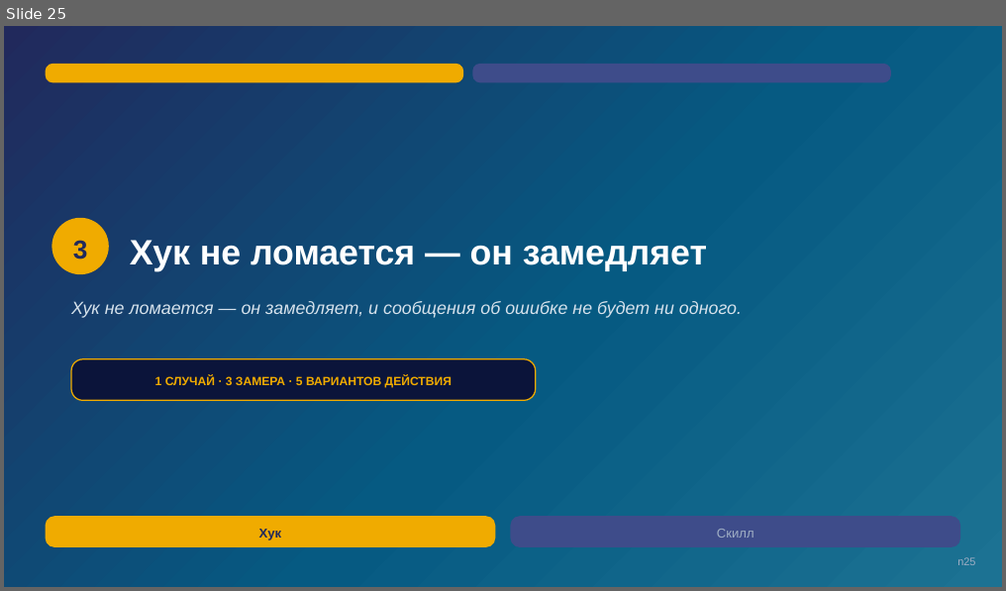
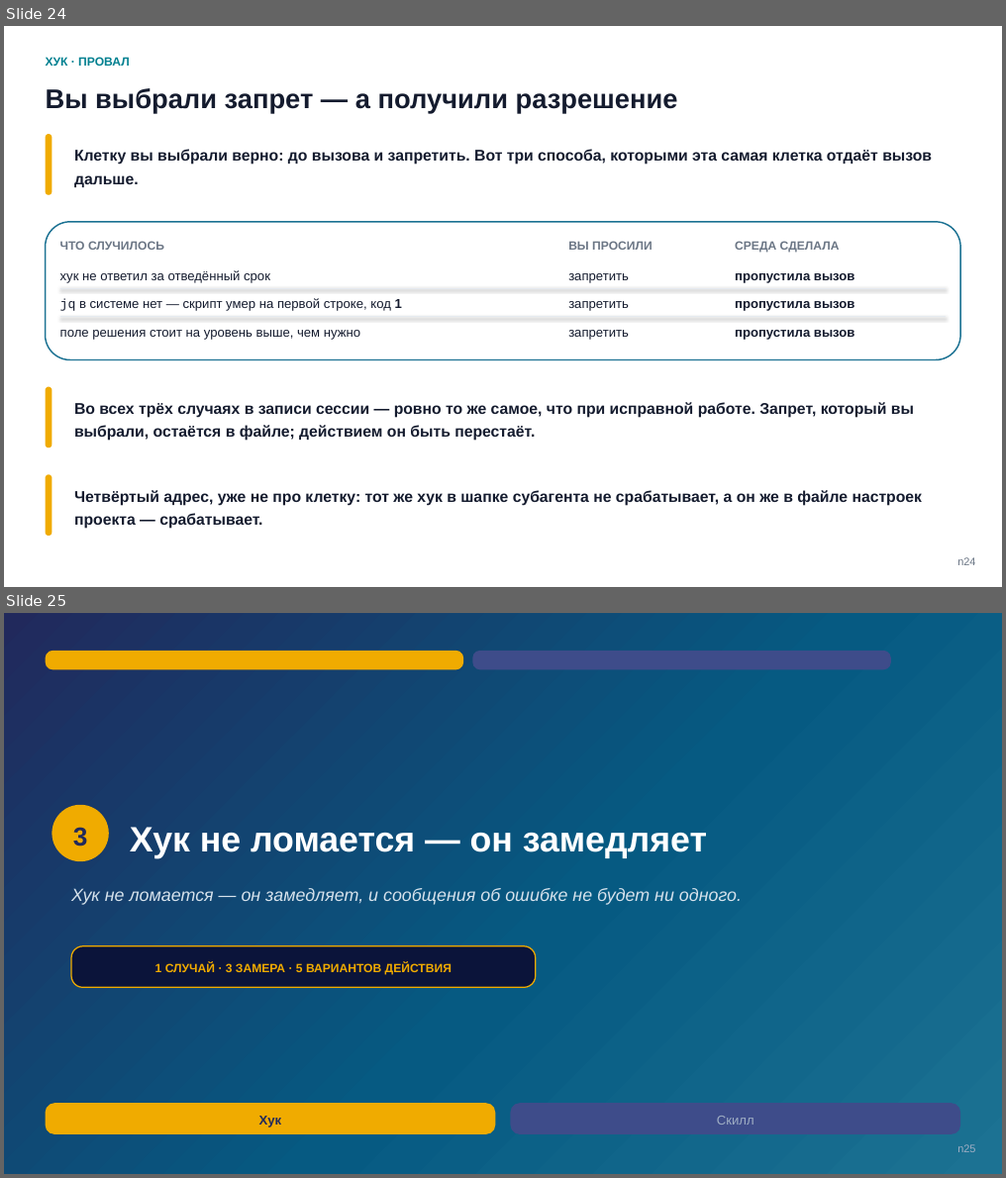
Before and after one commit to tellina-study/AI-usage-lessons, a slide deck: library/seminars/sem-05/rendered/sem-05-n.pptx. Shown one above the other, each under a label of ours: slide 25 before the commit, slides 24 and 25 after it. The pictures are 1006x591 and 1006x1178 pixels, drawn with LibreOffice and Linux fonts; fonts in the diff are those of the drawing. Boxes give left, top, right and bottom in pixels: in the first picture for what was removed or moved away, otherwise in the second. Text is boxed around its words. In the diff, an @@ line names an element or a change of style, - is before the commit and + after.

Commit message:
Хуки после прожарки: провал кейса 2 перенацелен на выбранную клетку, три Такта Б под норму, слово «кромка» снято, время перераспределено #211

```diff
--- a/library/seminars/sem-05/rendered/sem-05-n.pptx
+++ b/library/seminars/sem-05/rendered/sem-05-n.pptx
@@ slide 24 added at <box>4,26,1002,587</box>, background #FFFFFF @@
@@ text added at <box>46,57,129,66</box>, 11.5 pt, text #028090, bold @@
+ХУК · ПРОВАЛ
@@ text added at <box>46,88,678,113</box>, 26 pt, text #141B2E, bold @@
+Вы выбрали запрет — а получили разрешение
@@ rounded rectangle added at <box>46,134,52,195</box>, fill #F0AB00 @@
@@ text added at <box>74,149,932,187</box>, 15 pt, text #141B2E, bold @@
+Клетку вы выбрали верно: до вызова и запретить. Вот три способа, которыми эта самая клетка отдаёт вызов дальше.
@@ rounded rectangle added at <box>46,222,960,361</box>, fill #FFFFFF, outline #1C7293 1.4 pt @@
@@ text added at <box>60,241,164,250</box>, 11.5 pt, text #6B7685, bold @@
+ЧТО СЛУЧИЛОСЬ
@@ text added at <box>568,241,652,250</box>, 11.5 pt, text #6B7685, bold @@
+ВЫ ПРОСИЛИ
@@ text added at <box>735,241,840,253</box>, 11.5 pt, text #6B7685, bold @@
+СРЕДА СДЕЛАЛА
@@ text added at <box>60,271,270,283</box>, 12.5 pt, text #141B2E @@
+хук не ответил за отведённый срок
@@ line added from (60, 288) to (945, 288), #E5EAF0 0.75 pt @@
@@ text added at <box>568,274,629,283</box>, 12.5 pt, text #141B2E @@
+запретить
@@ text added at <box>735,274,855,283</box>, 12.5 pt, text #141B2E, bold @@
+пропустила вызов
@@ text added at <box>60,298,402,311</box>, 12.5 pt, text #141B2E @@
+jq в системе нет — скрипт умер на первой строке, код 1
@@ line added from (60, 316) to (945, 316), #E5EAF0 0.75 pt @@
@@ text added at <box>568,301,629,311</box>, 12.5 pt, text #141B2E @@
+запретить
@@ text added at <box>735,301,855,311</box>, 12.5 pt, text #141B2E, bold @@
+пропустила вызов
@@ text added at <box>60,330,360,340</box>, 12.5 pt, text #141B2E @@
+поле решения стоит на уровень выше, чем нужно
@@ text added at <box>568,330,629,340</box>, 12.5 pt, text #141B2E @@
+запретить
@@ text added at <box>735,330,855,340</box>, 12.5 pt, text #141B2E, bold @@
+пропустила вызов
@@ rounded rectangle added at <box>46,386,52,448</box>, fill #F0AB00 @@
@@ text added at <box>74,402,914,441</box>, 15 pt, text #141B2E, bold @@
+Во всех трёх случаях в записи сессии — ровно то же самое, что при исправной работе. Запрет, который вы выбрали, остаётся в файле; действием он быть перестаёт.
@@ rounded rectangle added at <box>46,475,52,537</box>, fill #F0AB00 @@
@@ text added at <box>74,490,923,529</box>, 15 pt, text #141B2E, bold @@
+Четвёртый адрес, уже не про клетку: тот же хук в шапке субагента не срабатывает, а он же в файле настроек проекта — срабатывает.
@@ text added at <box>957,558,975,566</box>, 10.5 pt, text #6B7685 @@
+n24
```
Also in this commit, not shown: 5 slides changed, 1 slide removed, 17 other files.
